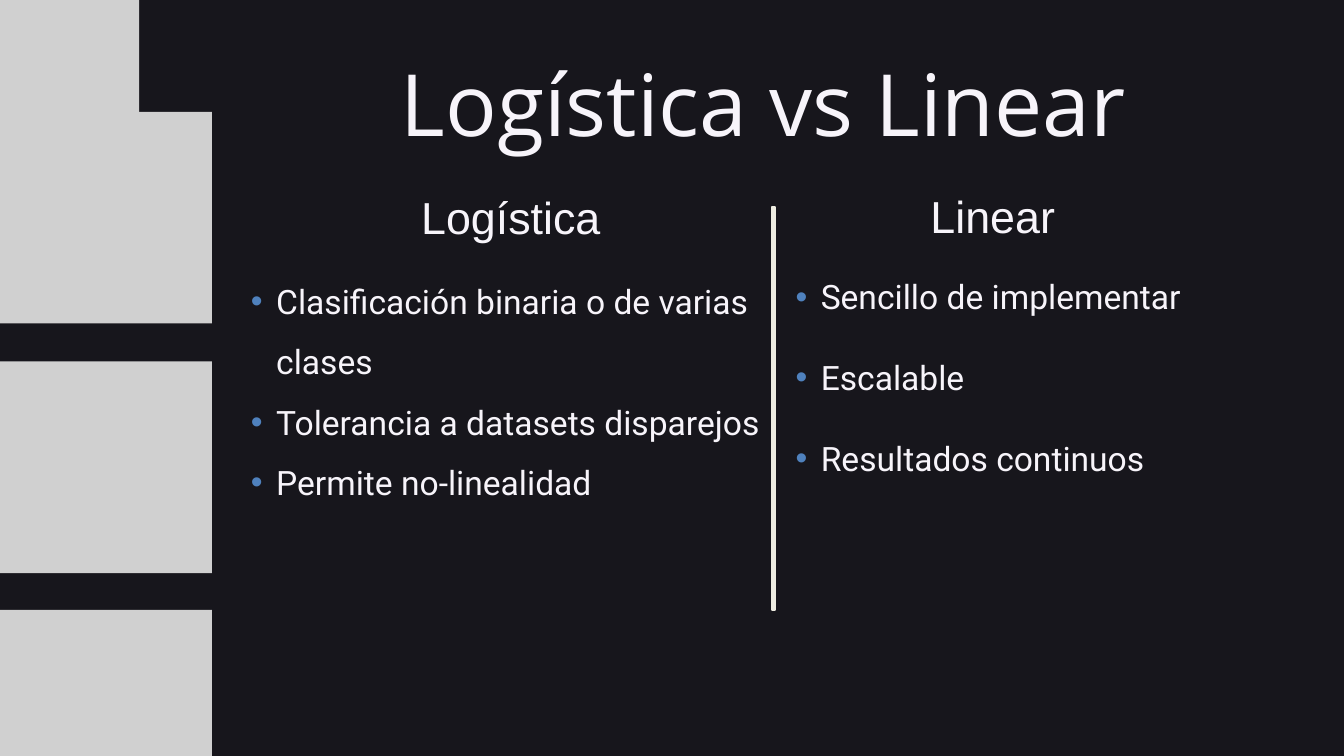
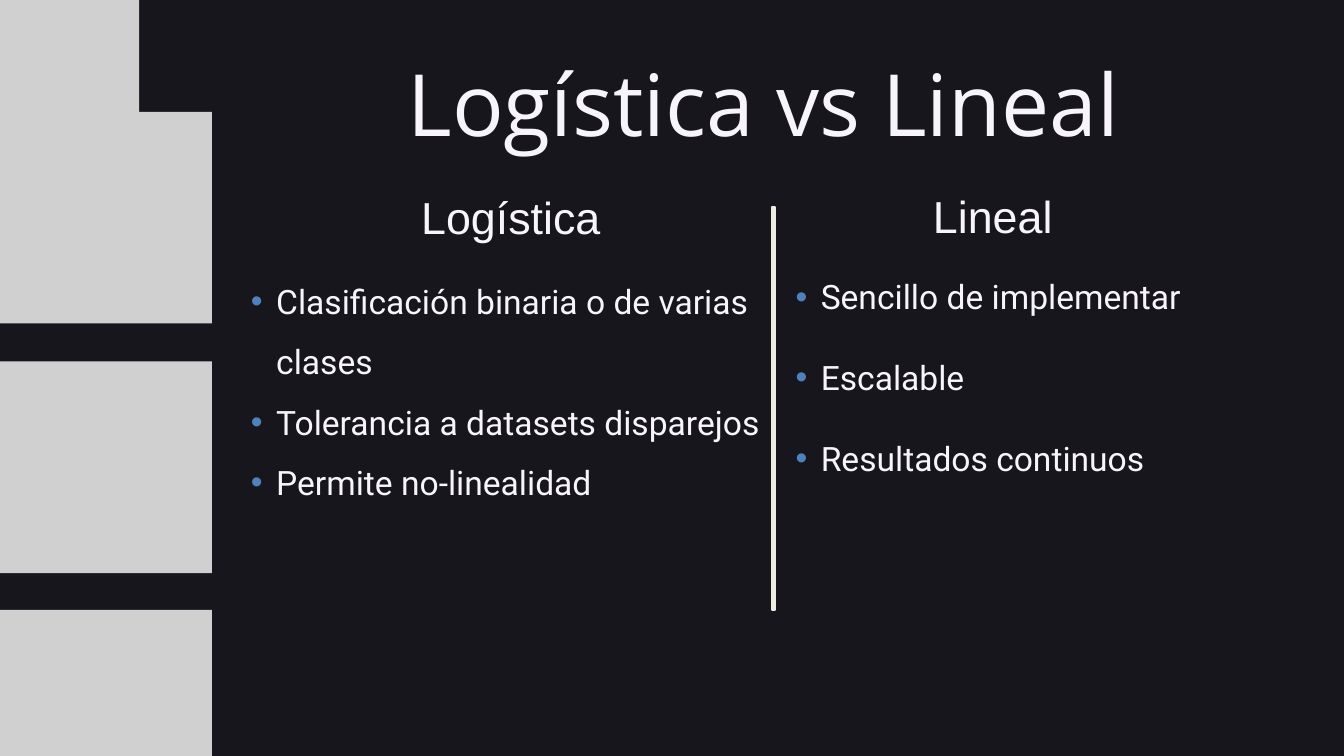
Before and after one commit to LucreciaVeron/tp-inicial-ia, a slide deck: slide 4 of Presentacion 2 - Grupo 3 - Ignacio Barrientos, Tomas Mandril, Lucrecia Veron.pptx. Drawn at 1344x756 pixels with LibreOffice and Linux fonts; fonts in the diff are those of the drawing; grey boxes stand for pictures. Boxes give left, top, right and bottom in pixels: in the first picture for what was removed or moved away, otherwise in the second. Text is boxed around its words. In the diff, an @@ line names an element or a change of style, - is before the commit and + after.

```diff
--- a/Presentacion 2 - Grupo 3 - Ignacio Barrientos, Tomas Mandril, Lucrecia Veron.pptx
+++ b/Presentacion 2 - Grupo 3 - Ignacio Barrientos, Tomas Mandril, Lucrecia Veron.pptx
@@ text at [407, 70, 1118, 157]: text changed @@
-Logística vs Linear
+Logística vs Lineal
@@ text at [933, 200, 1053, 234]: text changed @@
-Linear
+Lineal
```
Also in this commit, not shown: 1 other slide changed.
